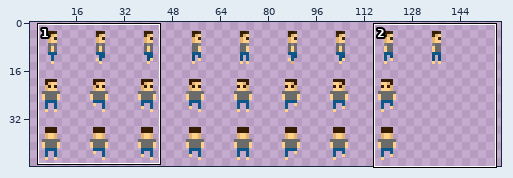
Sprite sheet: assets/player_sprites.png. The first picture is a wide view before the edit; the outline marks the close-up.
Close-up. Before the edit:
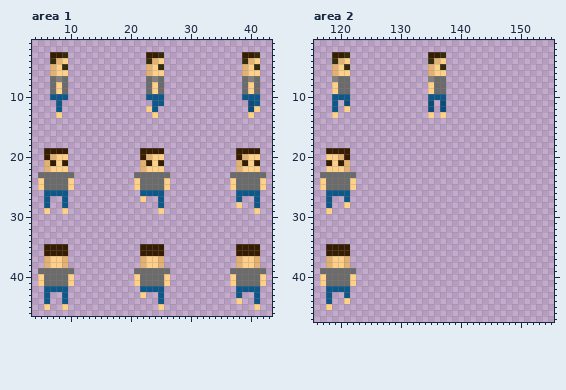
The file is 160x48 pixels. Shown: area 1: x 4..43, y 1..46; area 2: x 116..155, y 1..47. The wide view leaves out empty margins. The commit also changed other parts of the picture, which this record leaves out.
And afterwards:
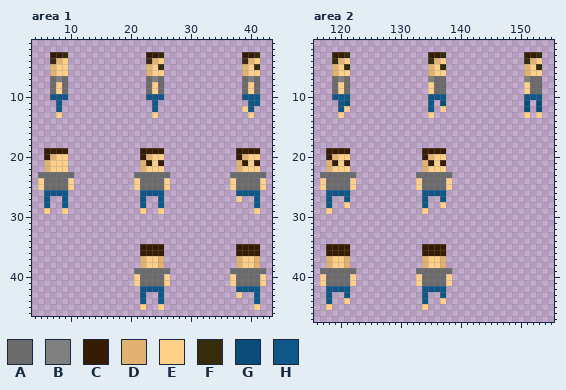
Palette (. is transparent): A #6b6b6b  B #818080  C #361c00  D #e3b273  E #ffd188  F #342c0b  G #0b4d78  H #0d5889
Edits made:
--- area 1
@@ x 7..11 @@
  4 FDE..
- 5 DEF..
+ 5 DEE..
  6 DEE..
@@ x 21..43 @@
 10 ..HHH.............HHH..
-11 ...HH..............GH..
-12 ..EH...............GE..
+11 ...H...............HH..
+12 ...H..............EH...
 13 ...E...............E...
@@ x 5..11 @@
 20 .CDEE..
-21 .DCEC..
+21 .DEEE..
 22 .DEEE..
@@ x 20..40 @@
 26 ..HHHH............HHH
-27 ..E..H............H..
-28 .....H............E..
-29 .....E...............
+27 ..H..H............E..
+28 ..H..H...............
+29 ..E..E...............
 30 .....................
@@ x 4..43 @@
 34 ........................................
-35 ..CCCC............CCCC............CCCC..
-36 ..CCCC............CCCC............CCCC..
-37 ..DEED............DEED............DEED..
-38 ..DEED............DEED............DEED..
-39 .AAAAAA..........AAAAAA..........AAAAAA.
-40 .EAAAAE..........EAAAAE..........EAAAAE.
-41 .EAAAAE..........EAAAAE..........EAAAAE.
-42 ..HHHH............HHHH............HHHH..
-43 ..H..H............E..H............H..H..
-44 ..H..H...............H............E..H..
-45 ..E..E...............E...............E..
+35 ..................CCCC............CCCC..
+36 ..................CCCC............CCCC..
+37 ..................DEED............DEED..
+38 ..................DEED............DEED..
+39 .................AAAAAA..........AAAAAA.
+40 .................EAAAAE..........EAAAAE.
+41 .................EAAAAE..........EAAAAE.
+42 ..................HHHH............HHHH..
+43 ..................H..H............E..H..
+44 ..................H..H...............H..
+45 ..................E..E...............E..
 46 ........................................
--- area 2
@@ x 116..155 @@
  2 ........................................
- 3 ...CCF.............CCF..................
- 4 ...FDE.............FDE..................
- 5 ...DEF.............DEF..................
- 6 ...DEE.............DEE..................
- 7 ...BAA.............BAA..................
- 8 ...EAA.............EAA..................
- 9 ...EAA.............EAA..................
-10 ...HHH.............HHH..................
-11 ...H.G.............G.G..................
-12 ...H.E.............G.G..................
-13 ...E...............E.E..................
+ 3 ...CCF.............CCF.............CCF..
+ 4 ...FDE.............FDE.............FDE..
+ 5 ...DEF.............DEF.............DEF..
+ 6 ...DEE.............DEE.............DEE..
+ 7 ...ABA.............BAA.............BAA..
+ 8 ...AEA.............EAA.............EAA..
+ 9 ...AEA.............EAA.............EAA..
+10 ...HHH.............HHH.............HHH..
+11 ....HG.............H.G.............G.G..
+12 ....HE.............H.E.............G.G..
+13 ....E..............E...............E.E..
 14 ........................................
@@ x 116..140 @@
 18 .........................
-19 ..CCCC...................
-20 ..EEDC...................
-21 ..CECD...................
-22 ..EEED...................
-23 .AAAAAA..................
-24 .EAAAAE..................
-25 .EAAAAE..................
-26 ..HHHH...................
-27 ..H..H...................
-28 ..H..E...................
-29 ..E......................
+19 ..CCCC............CCCC...
+20 ..CDEE............CDEE...
+21 ..DCEC............DCEC...
+22 ..DEEE............DEEE...
+23 .AAAAAA..........AAAAAA..
+24 .EAAAAE..........EAAAAE..
+25 .EAAAAE..........EAAAAE..
+26 ..HHHH............HHHH...
+27 ..H..H............H..H...
+28 ..H..E............H..E...
+29 ..E...............E......
 30 .........................
@@ x 131..140 @@
 34 ..........
-35 ..........
-36 ..........
-37 ..........
-38 ..........
-39 ..........
-40 ..........
-41 ..........
-42 ..........
-43 ..........
-44 ..........
-45 ..........
+35 ...CCCC...
+36 ...CCCC...
+37 ...DEED...
+38 ...DEED...
+39 ..AAAAAA..
+40 ..EAAAAE..
+41 ..EAAAAE..
+42 ...HHHH...
+43 ...H..H...
+44 ...H..E...
+45 ...E......
 46 ..........
